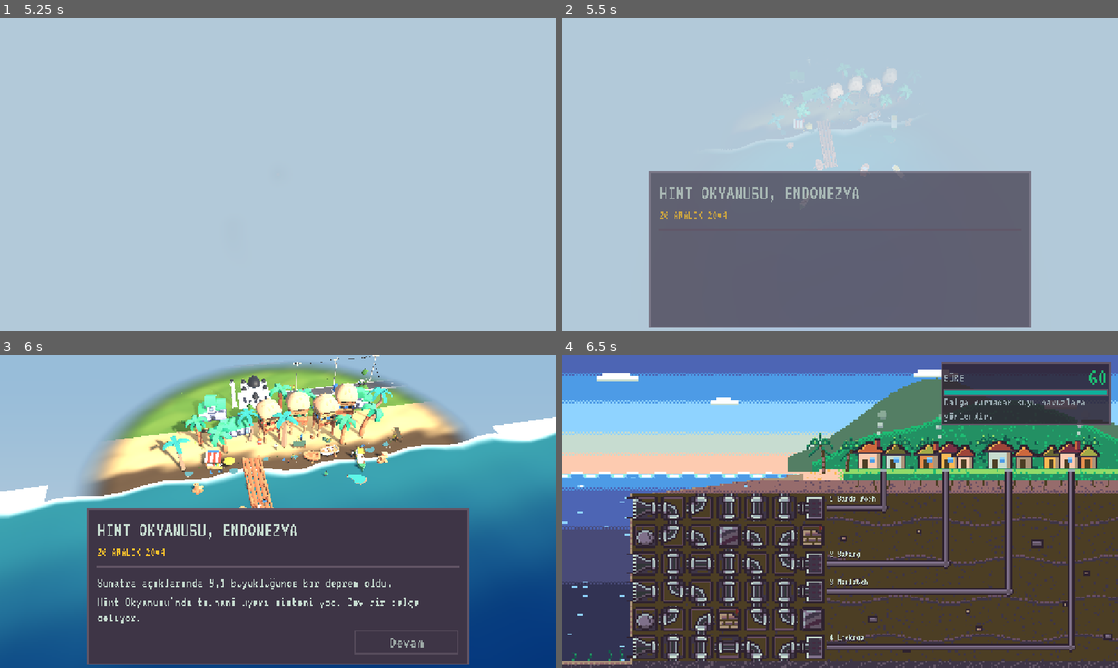
Above: before the commit, frames 1-4 (two rows, left to right).
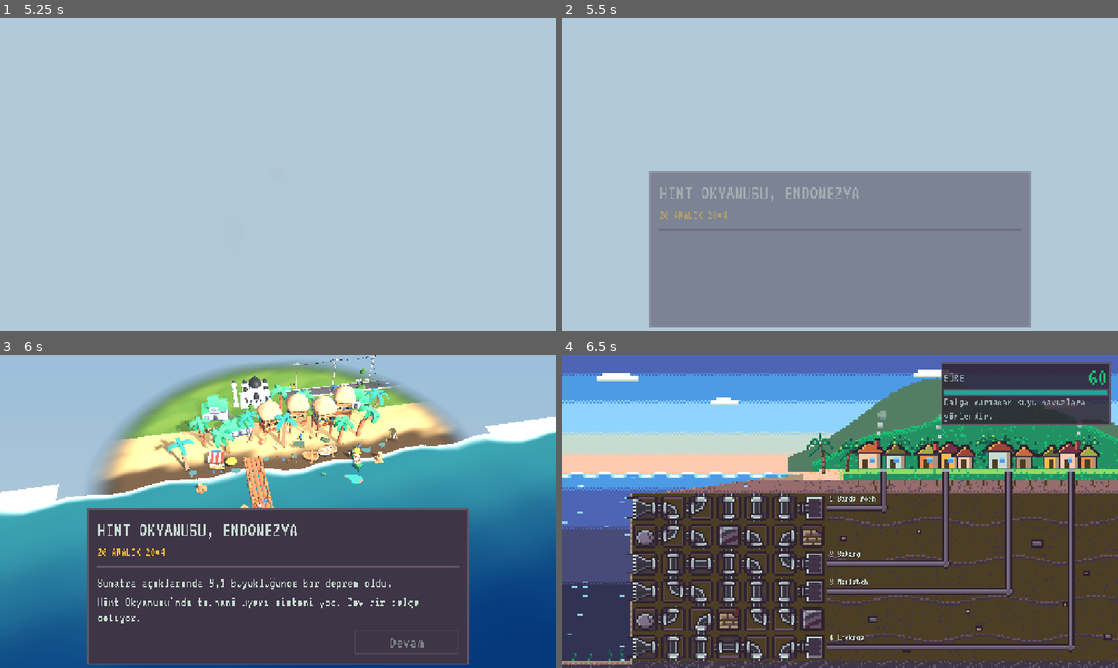
Above: after the commit, the same moments.

Repository: memoksin/3play
Game: Godot game, scene res://scenes/language.tscn
Two runs of this game, one before a commit and one after it. Both use one fixed random seed, a clock stepped at 60 frames per second and the inputs below.
Inputs (mouse positions are in pixels of both pictures, inside the frame that each line leads up to):
- Up to frame 1 (5.25 s): click (200, 183) at 0.5 s; click (511, 33) at 1.25 s; click "Devlet" at 2 s; tap Enter (ui_accept) at 2.75, 3.02 s; move the mouse to (400, 158) at 2.77 s; tap Space at 2.85, 4.35 s; click (400, 158) at 2.92 s; drag from (166, 190) to (250, 237) at 3.52 s; move the mouse to (333, 105) at 4.27 s; click (333, 105) at 4.42 s; drag from (250, 237) to (111, 127) at 5.02 s
- Up to frame 2 (5.5 s): no input
- Up to frame 3 (6 s): move the mouse to (444, 558) at 5.77 s; tap Space at 5.85 s; click (444, 558) at 5.92 s
- Up to frame 4 (6.5 s): tap Enter (ui_accept) at 6.02 s

Frame 1 is identical in both runs. In frame 2, 34% of the frame differs, in the area x 15-85%, y 16-99%; in frame 3, 7.5%; in frame 4, nothing differs.

Commit message:
perf: remove the globe -> diorama handover stall
- Diorama warm-up draws at full size with the window's oversampling, so the
  intro card's glyphs are rasterized before the switch.
- The replaced globe and the empty warm viewport are freed a second later,
  one child per frame, instead of in the switch frame.
- Globe holds 2 veil-only frames before Game.next() so the GPU drains before
  _exit_tree restores the root MSAA.
- tools/flow_frames.gd: runs the real flow and logs every frame over 33 ms.

Diff:
--- a/scenes/globe.gd
+++ b/scenes/globe.gd
@@ -16,6 +16,8 @@
 ## CAM_DIVE, while the veil closes into the diorama's haze colour (Diorama.haze()).
 const CAM_DIVE := 1.14
 const DIVE_IN := 0.35
+## Frames drawn (veil only) before the globe hands over to the diorama.
+const HAND_OVER_FRAMES := 2
 const START_PITCH := 0.25
 ## Spin at t = 0: the prototype's rest orientation (three.js sphere at y = 0) in SphereMesh's layout.
 const START_SPIN := -PI / 2
@@ -274,7 +276,26 @@
 	_overlay.queue_redraw()
 	if t >= TOTAL and not paused and not _done:
 		_done = true
-		Game.next()
+		_hand_over()
+
+
+## The veil is solid now. Hide what is under it and let the GPU drain a frame or two before the scene
+## switch: `_exit_tree` changes the window's MSAA, which waits for the frames in flight, and a globe
+## frame on a 4K window is slow (the solar flare's most). The hold shows the veil's own colour.
+func _hand_over() -> void:
+	if DisplayServer.get_name() != "headless":
+		_fade.color.a = 1.0
+		for node: Node in [_stars, _axial, _atmo]:
+			node.visible = false
+		for child in $Hud.get_children():
+			if child != _fade:
+				child.visible = false
+		for i in HAND_OVER_FRAMES:
+			await get_tree().process_frame
+			await RenderingServer.frame_post_draw
+			if not is_inside_tree():
+				return
+	Game.next()
 
 
 func _unhandled_input(event: InputEvent) -> void:
--- a/scripts/game.gd
+++ b/scripts/game.gd
@@ -32,6 +32,8 @@
 const STABLE := 3
 const STABLE_MS := 25.0
 const STABLE_CAP := 90
+## A replaced scene is freed this long (seconds) after the switch.
+const RETIRE_AFTER := 1.0
 
 ## Play counts per disaster id, kept on this machine so every scenario shows up before any repeats.
 ## Tests set it to "" (nothing read or written, picks are random) or a temp path: never the real user file.
@@ -63,6 +65,9 @@
 ## The pool's disasters, loaded at start-up and kept.
 var _disasters: Array[Resource] = []
 var _shaders := {}
+## Scenes taken out of the tree and waiting to be freed (see `_retire`).
+var _retired: Array[Node] = []
+var _retiring := false
 
 
 func _ready() -> void:
@@ -82,6 +87,10 @@
 	_disasters.clear()
 	_shaders.clear()
 	_release_prepared()
+	for n in _retired:
+		if is_instance_valid(n):
+			n.free()
+	_retired.clear()
 	_warm_gen += 1
 
 
@@ -310,8 +319,11 @@
 	if step == &"diorama" and is_instance_valid(_prepared):
 		var node := _prepared
 		node.get_parent().remove_child(node)
-		_release_prepared()
-		get_tree().change_scene_to_node.call_deferred(node)
+		# freeing the empty warm-up viewport and the globe costs tens of ms: not in this frame
+		_retire(_prepared_vp)
+		_prepared_vp = null
+		_prepared = null
+		_swap_scene.call_deferred(node)
 		return
 	var path := scene_path(step)
 	var scene: PackedScene = null
@@ -322,6 +334,41 @@
 		get_tree().change_scene_to_packed.call_deferred(scene)
 	else:
 		get_tree().change_scene_to_file.call_deferred(path)
+
+
+## Switches to `node`; the old scene is taken out of the tree and freed later, a piece per frame.
+func _swap_scene(node: Node) -> void:
+	var old := get_tree().current_scene
+	if old:
+		get_tree().root.remove_child(old)
+		get_tree().current_scene = null
+		_retire(old)
+	get_tree().change_scene_to_node(node)
+
+
+## Frees `node` (out of the tree) a little later, one child per frame, so no frame pays for all of it.
+func _retire(node: Node) -> void:
+	if node == null:
+		return
+	_retired.append(node)
+	if _retiring:
+		return
+	_retiring = true
+	await get_tree().create_timer(RETIRE_AFTER).timeout
+	while is_inside_tree() and not _retired.is_empty():
+		var n: Node = _retired.pop_front()
+		if not is_instance_valid(n):
+			continue
+		for c in n.get_children():
+			c.free()
+			await get_tree().process_frame
+			if not is_inside_tree():
+				break
+		if is_instance_valid(n):
+			n.free()
+		if is_inside_tree():
+			await get_tree().process_frame
+	_retiring = false
 
 
 ## Role picked: the click frame only starts the cover. Nothing runs until the cover is fully opaque
@@ -390,7 +437,9 @@
 	var diorama := packed_scene(scene_path(&"diorama"))
 	if diorama:
 		# kept: the diorama is built and drawn here, frozen, and taken over by the scene switch
-		_prepared_vp = _warm_viewport()
+		# full size at the window's font oversampling: the card's glyphs are rasterized (per oversampling) here
+		_prepared_vp = _warm_viewport(Vector2i(1280, 720))
+		_prepared_vp.oversampling_override = get_tree().root.get_final_transform().get_scale().x
 		_prepared = diorama.instantiate()
 		_prepared.set(&"preview", true)
 		_prepared_vp.add_child(_prepared)
--- /dev/null
+++ b/tools/flow_frames.gd
@@ -0,0 +1,146 @@
+extends SceneTree
+## Frame-time probe of the real flow: globe open -> dive -> handover -> first 2 s of the diorama.
+## Needs a window (not --headless). Logs every frame above FLAG_MS with the scene and its globe/diorama time.
+## godot --path . -s res://tools/flow_frames.gd [-- --only=kahr|io|sf --size=3584x2016 --scale=2.8]
+## --size sets the window (the stretch mode then scales the canvas); --scale forces the root content scale
+## factor so the final scale (font oversampling) is that value. Prints per disaster the max frame at the dive (globe t >= 7.0) and at the handover
+## (the 3 frames around the scene switch). Always quits (frame cap + wall-clock watchdog).
+
+const FLAG_MS := 33.0
+const DIORAMA_SECS := 2.0
+const FRAME_CAP := 6000
+const WATCHDOG_MS := 150000
+const RUNS := {
+	"kahr": ["citizen", "res://data/disasters/kahramanmaras.tres"],
+	"io": ["state", "res://data/disasters/indian_ocean.tres"],
+	"sf": ["state", "res://data/disasters/solar_flare.tres"],
+}
+
+var only := ""
+var win := Vector2i(1920, 1080)
+var scale_factor := 0.0
+var started := 0
+var frames := 0
+var summary: Array[String] = []
+
+
+func _initialize() -> void:
+	for a in OS.get_cmdline_user_args():
+		if a.begins_with("--only="):
+			only = a.substr(7)
+		elif a.begins_with("--size="):
+			var p := a.substr(7).split("x")
+			win = Vector2i(int(p[0]), int(p[1]))
+		elif a.begins_with("--scale="):
+			scale_factor = float(a.substr(8))
+	started = Time.get_ticks_msec()
+	if DisplayServer.get_name() == "headless":
+		push_error("flow_frames: needs a renderer; run without --headless")
+		quit(1)
+		return
+	DisplayServer.window_set_vsync_mode(DisplayServer.VSYNC_DISABLED)
+	Engine.max_fps = 0
+	DisplayServer.window_set_mode(DisplayServer.WINDOW_MODE_WINDOWED)
+	DisplayServer.window_set_flag(DisplayServer.WINDOW_FLAG_BORDERLESS, true)  # a decorated window is clamped to the screen
+	DisplayServer.window_set_size(win)
+	DisplayServer.window_set_position(Vector2i(0, 0))
+	_run.call_deferred()
+
+
+func _process(_delta: float) -> bool:
+	frames += 1
+	if frames > FRAME_CAP * RUNS.size() or Time.get_ticks_msec() - started > WATCHDOG_MS * RUNS.size():
+		push_error("flow_frames: frame cap / watchdog hit")
+		quit(1)
+	return false
+
+
+func _run() -> void:
+	await process_frame
+	if scale_factor > 0.0:
+		root.content_scale_factor = scale_factor / root.get_final_transform().get_scale().x
+	var game := root.get_node("Game")
+	game.settings_path = ""
+	TranslationServer.set_locale("en")
+	print("flow_frames: window ", DisplayServer.window_get_size(), " scale ", root.get_final_transform().get_scale().x,
+			" renderer ", RenderingServer.get_video_adapter_name())
+	for key: String in RUNS:
+		if only == "" or only == key:
+			await _flow(game, key)
+	print("---- summary (max visible frame, ms) ----")
+	for s in summary:
+		print(s)
+	await create_timer(0.5).timeout
+	quit(0)
+
+
+func _flow(game: Node, key: String) -> void:
+	var role: String = RUNS[key][0]
+	var path: String = RUNS[key][1]
+	# play counts that make `path` the pick (a temp file, never the real one)
+	var cfg := ConfigFile.new()
+	for list: Array in game.POOL.values():
+		for p: String in list:
+			cfg.set_value("played", p.get_file().get_basename(), 0 if p == path else 99)
+	game.store_path = "user://flow_frames.cfg"
+	cfg.save(game.store_path)
+	print("== ", key, " (", path.get_file(), ")")
+	game.start(StringName(role))
+	var last := Time.get_ticks_usec()
+	var t0 := 0
+	var globe_up := false
+	var dive_max := 0.0
+	var hand_max := 0.0
+	var dio_max := 0.0
+	var dio_t0 := 0
+	var prev_scene := ""
+	var hand_left := 0
+	var guard := 0
+	while guard < FRAME_CAP:
+		guard += 1
+		await process_frame
+		var now := Time.get_ticks_usec()
+		var ms := (now - last) / 1000.0
+		last = now
+		var cs := current_scene
+		var sname: String = cs.scene_file_path.get_file() if cs else "-"
+		var info := ""
+		if sname == "globe.tscn":
+			if not globe_up:
+				globe_up = true
+				t0 = now
+			if not cs.launched:
+				cs.flick(10.0)
+			info = "globe t=%.2f" % cs.t
+		elif sname == "diorama.tscn":
+			if dio_t0 == 0:
+				dio_t0 = now
+			info = "diorama t=%.2f" % cs.t
+		else:
+			info = sname
+		var left_globe := sname != prev_scene and prev_scene == "globe.tscn"
+		if sname != prev_scene:
+			print("  [scene] %s -> %s at %.2fs" % [prev_scene, sname, (now - t0) / 1e6 if t0 else 0.0])
+			prev_scene = sname
+		if globe_up and sname == "globe.tscn" and cs.t >= 7.0 and cs.t < cs.TOTAL:
+			dive_max = maxf(dive_max, ms)
+		if left_globe:
+			hand_left = 3  # the scene switch (the tree may have no current scene for a frame) and the diorama's first frames
+		if hand_left > 0:
+			hand_left -= 1
+			hand_max = maxf(hand_max, ms)
+		if sname == "diorama.tscn" and cs.t > 0.0:
+			dio_max = maxf(dio_max, ms)
+		if globe_up and ms > FLAG_MS:
+			print("  SLOW %.1f ms  %s  (draw calls %d, prims %d)" % [ms, info,
+					RenderingServer.get_rendering_info(RenderingServer.RENDERING_INFO_TOTAL_DRAW_CALLS_IN_FRAME),
+					RenderingServer.get_rendering_info(RenderingServer.RENDERING_INFO_TOTAL_PRIMITIVES_IN_FRAME)])
+		if dio_t0 != 0 and (now - dio_t0) / 1e6 > DIORAMA_SECS:
+			break
+	summary.append("%s: dive max %.1f, handover max %.1f, diorama 2 s max %.1f" % [key, dive_max, hand_max, dio_max])
+	# leave the flow: back to a clean state for the next run
+	if current_scene:
+		current_scene.queue_free()
+	await process_frame
+	game._release_prepared()
+	game._release_prepared_mini()
Not shown, added: tools/flow_frames.gd.uid
